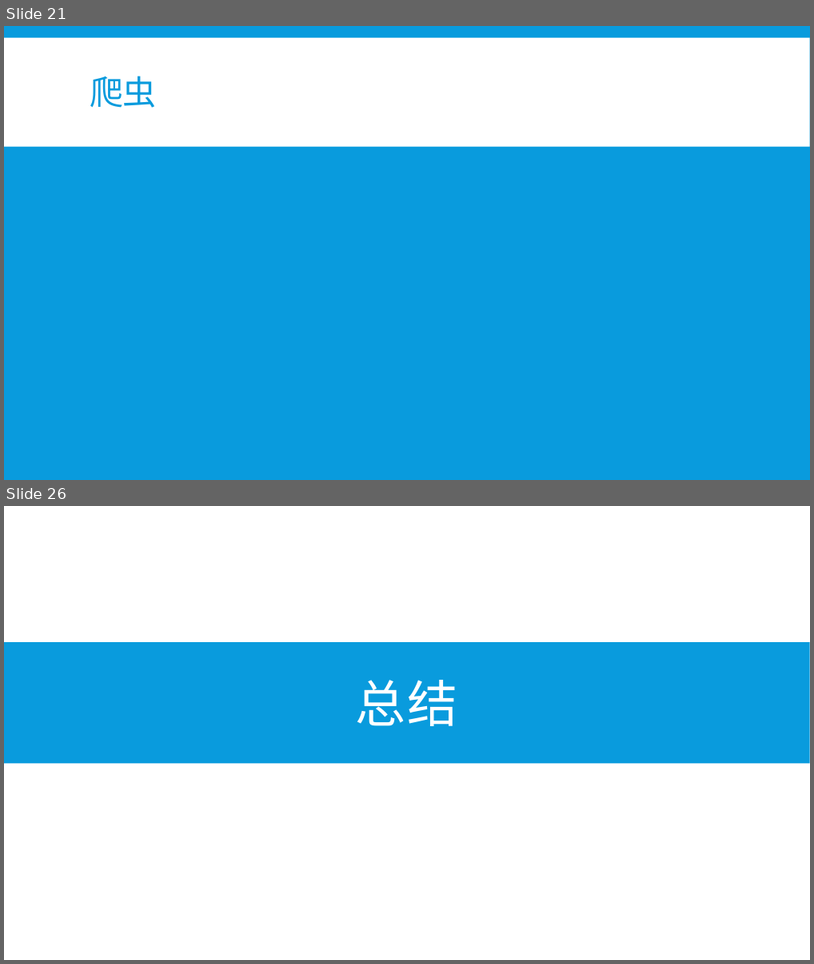
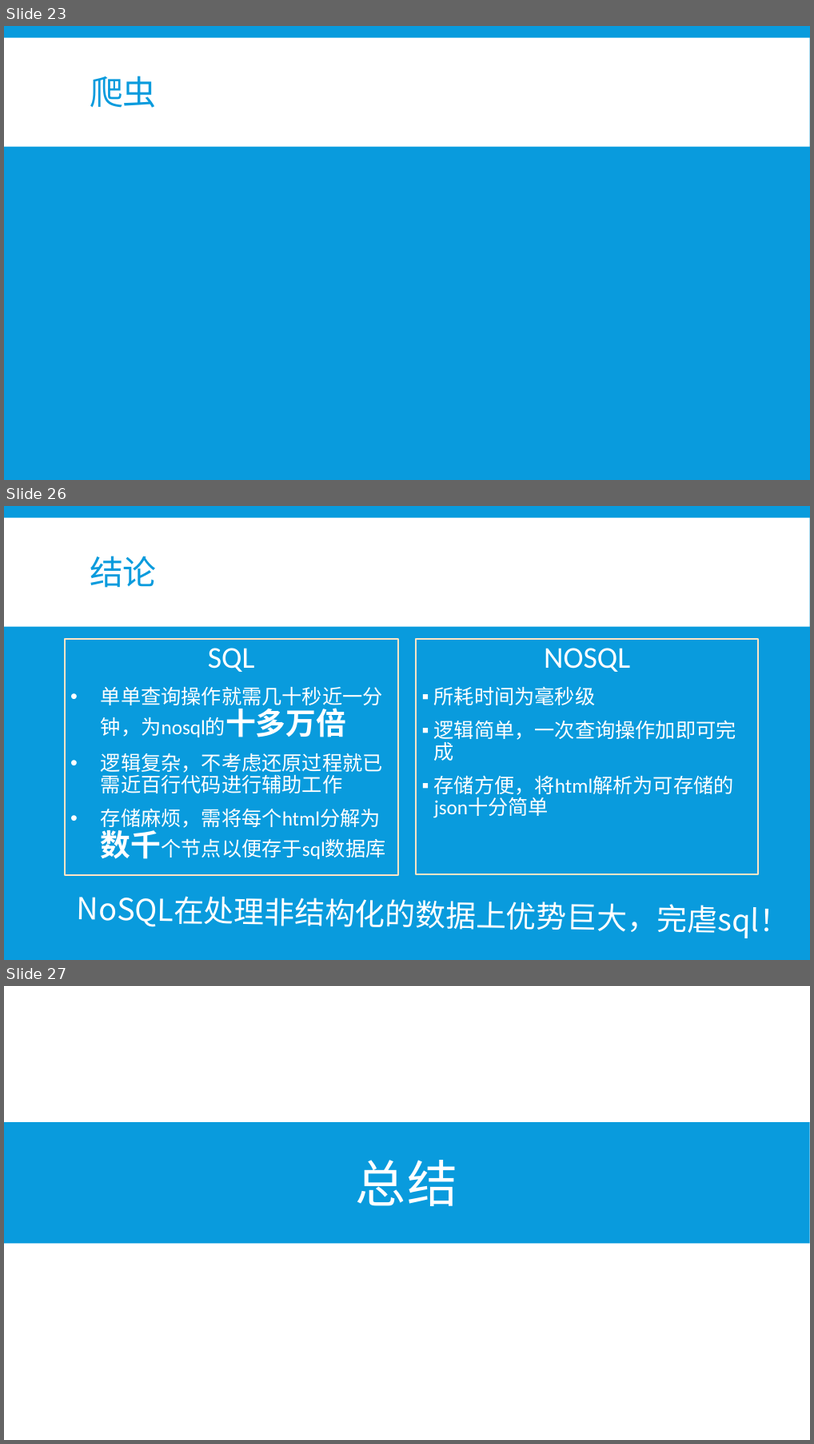
Before and after one commit to b4ubles/PCBNS, a slide deck: doc/NoSQL vs SQL.pptx. Shown one above the other, each under a label of ours: slides 21 and 26 before the commit, slides 23, 26 and 27 after it; the slides between them are not shown. The pictures are 814x964 and 814x1444 pixels, drawn with LibreOffice and Linux fonts; fonts in the diff are those of the drawing. Boxes give left, top, right and bottom in pixels: in the first picture for what was removed or moved away, otherwise in the second. Text is boxed around its words. In the diff, an @@ line names an element or a change of style, - is before the commit and + after.

```diff
--- a/doc/NoSQL vs SQL.pptx
+++ b/doc/NoSQL vs SQL.pptx
@@ slide 26 added at [4,506,810,960], background #099BDD; not listed: 1 template element that a slide beside it also shows @@
@@ title added at [90,556,157,588], 40 pt, text #099BDD @@
+结论
@@ text added at [65,639,398,875], outline #FFE6C5 2 pt, 24 pt, text #FFFFFF @@
+SQL
+• 单单查询操作就需几十秒近一分钟，为nosql的十多万倍
+• 逻辑复杂，不考虑还原过程就已需近百行代码进行辅助工作
+• 存储麻烦，需将每个html分解为数千个节点以便存于sql数据库
@@ text added at [416,639,758,874], outline #FFE6C5 2 pt, 24 pt, text #FFFFFF @@
+NOSQL
+▪ 所耗时间为毫秒级
+▪ 逻辑简单，一次查询操作加即可完成
+▪ 存储方便，将html解析为可存储的json十分简单
@@ text added at [658,904,790,938], 36 pt, text #FFFFFF @@
+NoSQL在处理非结构化的数据上优势巨大，完虐sql！
@@ what was slide 21 is now slide 23 @@
@@ what was slide 26 is now slide 27 @@
```
Also in this commit, not shown: 14 slides changed, 5 other slides added, 5 slides removed.
